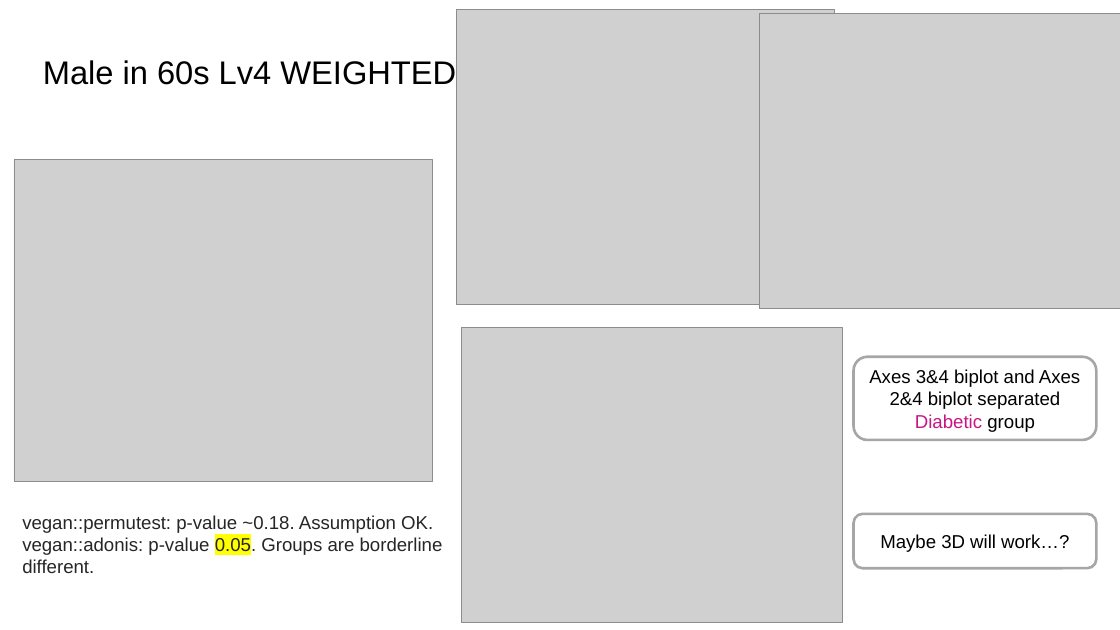
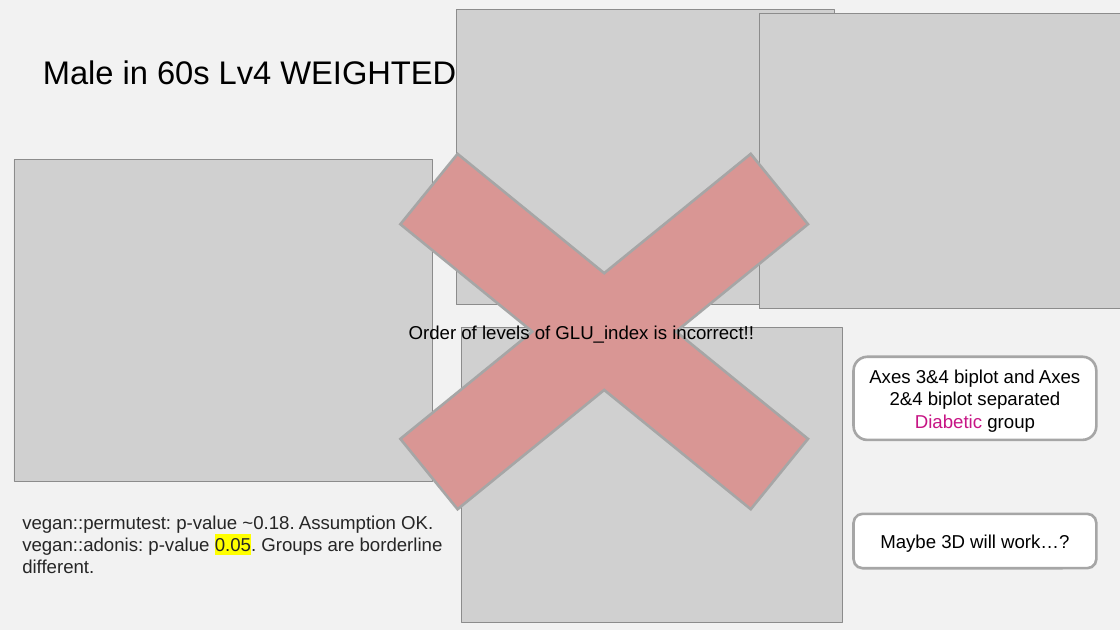
Before and after one commit to computational-nutrition-lab/dietary_patterns, a slide deck: slide 6 of eg_data/NHANES/Laboratory_data/Ordination/Ordination summary.pptx. Drawn at 1120x630 pixels with LibreOffice and Linux fonts; fonts in the diff are those of the drawing; grey boxes stand for pictures. Boxes give left, top, right and bottom in pixels: in the first picture for what was removed or moved away, otherwise in the second. Text is boxed around its words. In the diff, an @@ line names an element or a change of style, - is before the commit and + after.

Commit message:
Corrected typo "labels" to "levels" in NHANES ordination

```diff
--- a/eg_data/NHANES/Laboratory_data/Ordination/Ordination summary.pptx
+++ b/eg_data/NHANES/Laboratory_data/Ordination/Ordination summary.pptx
@@ background #FFFFFF to #F2F2F2 @@
@@ cross added at [267, 57, 942, 606], fill #D99694, outline #A6A6A6 2.25 pt, 16 pt, text #000000 @@
+Order of levels of GLU_index is incorrect!!
```
Also in this commit, not shown: 27 other slides changed, 1 slide added, 59 other files.
